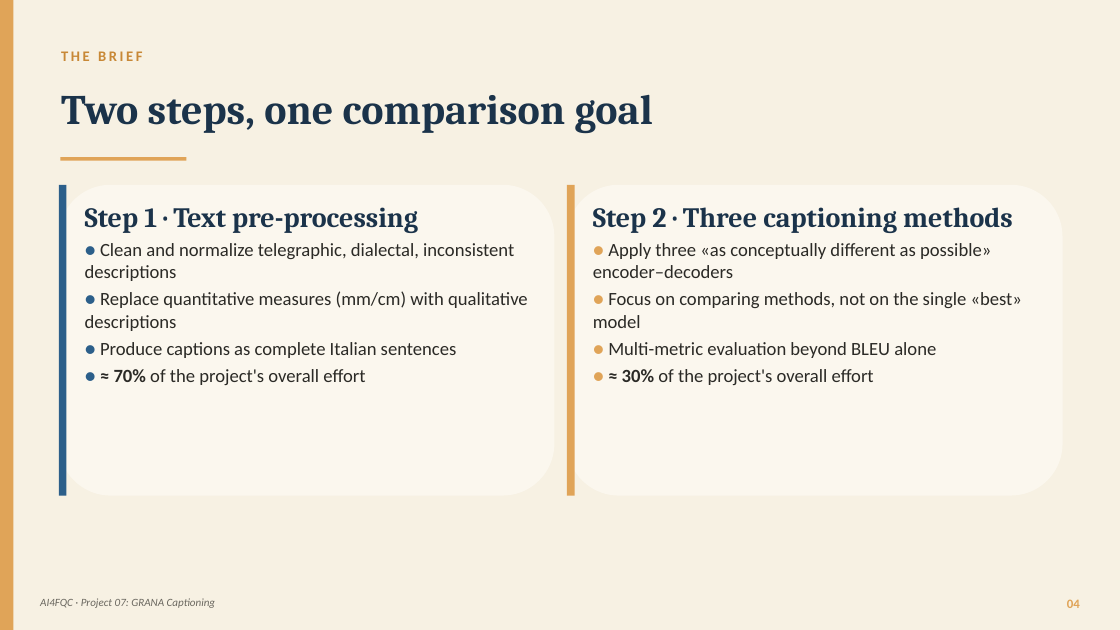
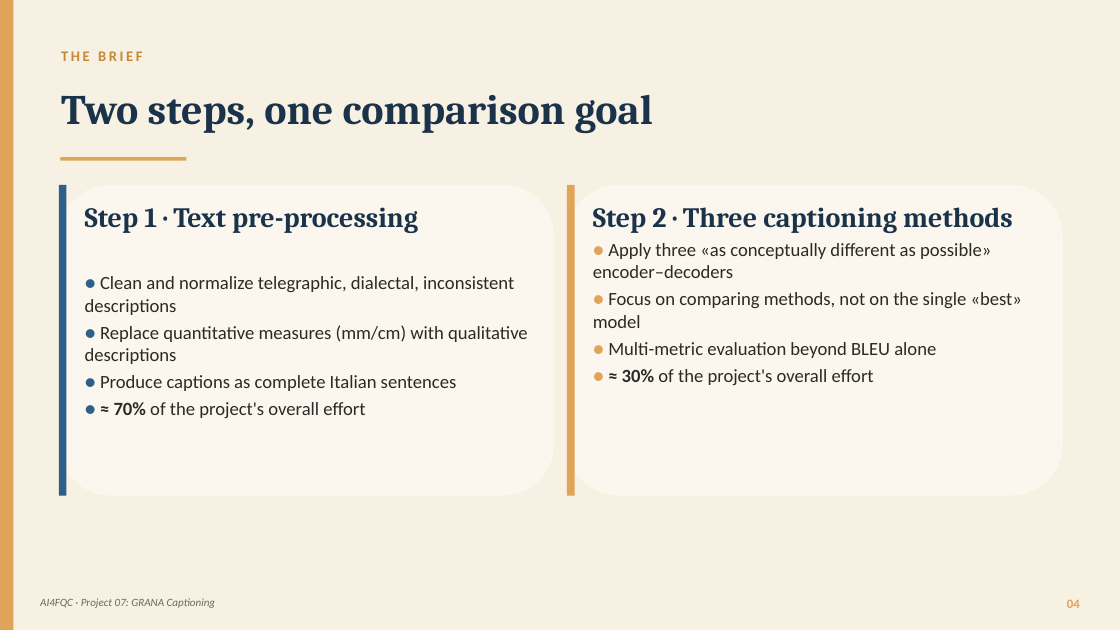
Before and after one commit to panciut/Cheese, a slide deck: slide 4 of presentation/Trentingrana_Captioning_EN.pptx. Drawn at 1120x630 pixels with LibreOffice and Linux fonts; fonts in the diff are those of the drawing. Boxes give left, top, right and bottom in pixels: in the first picture for what was removed or moved away, otherwise in the second. Text is boxed around its words. In the diff, an @@ line names an element or a change of style, - is before the commit and + after.

```diff
--- a/presentation/Trentingrana_Captioning_EN.pptx
+++ b/presentation/Trentingrana_Captioning_EN.pptx
@@ text "Step 1 · Text pre-processing" rewrapped from [85, 207, 528, 385] to [85, 207, 528, 418] @@
```
Also in this commit, not shown: 6 other slides changed.
